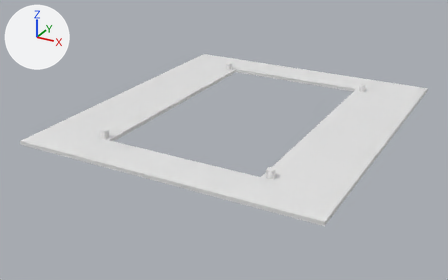
An edit to the Blender file 3D files/Display_Frame.blend, drawn before and after from the same camera.
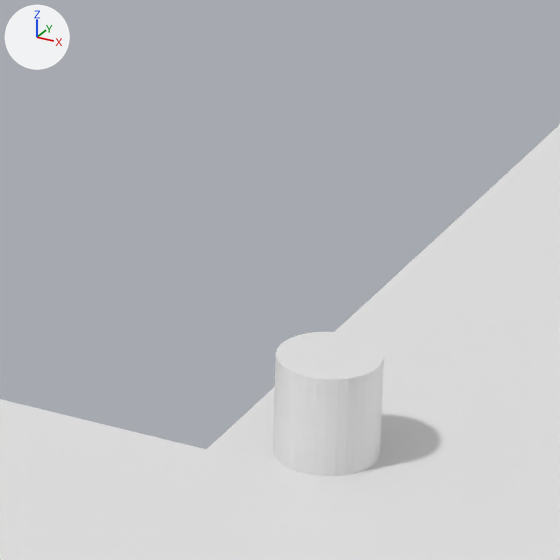
The first picture shows the older version from a camera (50 mm lens) standing at (7.27, -14.48, 6.29) and looking at (-0.37, -0.58, -0.66). The close-ups show both versions on the part from 54% to 65% of the width and 50% to 67% of the height of that picture; other places that the commit changed are outside them. The lights are fixed; the arrows at upper left show +X, +Y and +Z.

Names of what the first close-up shows: 'Cube', 'Zylinder'.
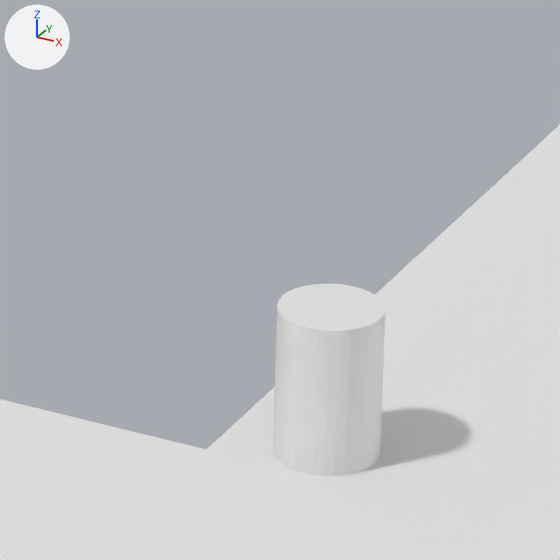
What differs and where, as boxes (x1, y1, x2, y2) in the close-ups (560 x 560 px):
'Zylinder', moved: before (273, 332, 384, 476); after (273, 284, 385, 476)

What the commit changed:
Object 'Zylinder' (ob_zylinder) moves from (2.3, -3.3, 0.05) to (2.3, -3.3, 0.15).
